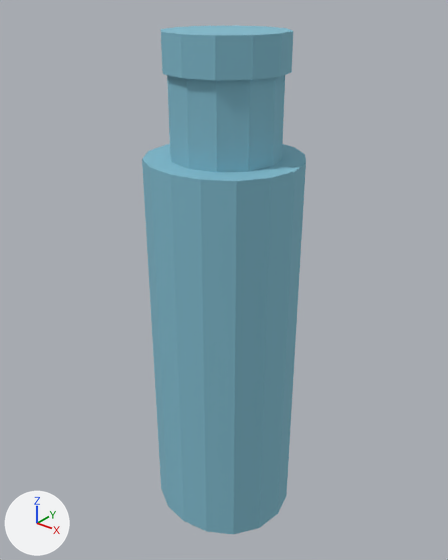
Before and after pictures for a commit that changed the glTF model assets/models/props/water_bottle.glb.
Before and after are seen from a camera (50 mm lens) standing at (0.372, -0.468, 0.576) and looking at (-0.007, 0.006, 0.283). Arrows for +X, +Y and +Z are at lower left; the lights stay in place. The first picture is the older version. Vertices at exactly the same position are counted once.

Before the edit, the objects in view are built like this:
```python
me_water_bottle = bpy.data.meshes.new('water_bottle')
me_water_bottle.from_pydata(...)  # 84 vertices, 160 faces; spans x -0.08..0.08, y -0.078..0.082, z 0.0..0.535
me_water_bottle.materials.append(mat_water_bottle_mat)  # cyan #81bcce
ob_water_bottle = bpy.data.objects.new('water_bottle', me_water_bottle)
ob_water_bottle.location = (0.0, 0.0, 0.0)
```
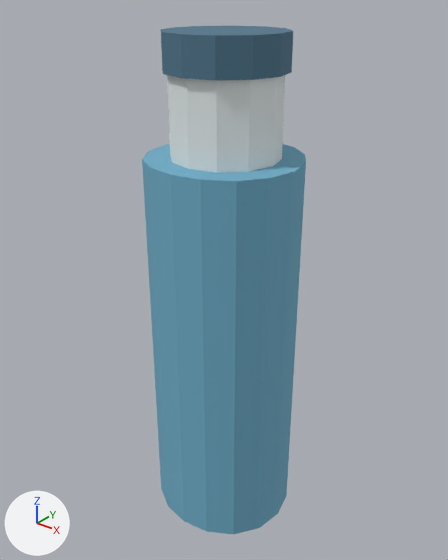
Changed parts and their boxes (x1, y1, x2, y2) in the pictures (448 x 560 px):
part 1 of me_water_bottle, recoloured (cyan to blue)
    both: (142, 144, 298, 534)
part 2 of me_water_bottle, recoloured (cyan to white)
    both: (167, 75, 285, 173)
part 3 of me_water_bottle, recoloured (cyan to blue)
    both: (161, 26, 293, 80)

The edits, one by one:
Material 'water_bottle_cap_mat' (mat_water_bottle_cap_mat) is new.
Its base color is (0.08, 0.18, 0.26) (blue #50768b).
Its roughness is 0.88.
Material 'water_bottle_neck_mat' (mat_water_bottle_neck_mat) is new.
Its base color is (0.8, 0.86, 0.86) (white #e7efef).
Its roughness is 0.88.
Material 'water_bottle_body_mat' (mat_water_bottle_body_mat) is new.
Its base color is (0.16, 0.42, 0.58) (blue #6fadc8).
Its roughness is 0.88.
me_water_bottle has 84 vertices, 160 faces and spans x -0.08..0.08, y -0.078..0.082, z 0.0..0.535.
me_water_bottle is used by ob_water_bottle; location (0.0, 0.0, 0.0).
me_water_bottle part 1: 64 of the faces centred in x -0.078..0.078, y -0.077..0.079, z 0.0..0.42 switch from mat_water_bottle_mat (cyan #81bcce) to mat_water_bottle_body_mat (blue #6fadc8).
me_water_bottle part 2: 48 of the faces centred in x -0.053..0.053, y -0.052..0.053, z 0.42..0.5 switch from mat_water_bottle_mat (cyan #81bcce) to mat_water_bottle_neck_mat (white #e7efef).
me_water_bottle part 3: 48 of the faces centred in x -0.057..0.057, y -0.057..0.057, z 0.5..0.535 switch from mat_water_bottle_mat (cyan #81bcce) to mat_water_bottle_cap_mat (blue #50768b).
